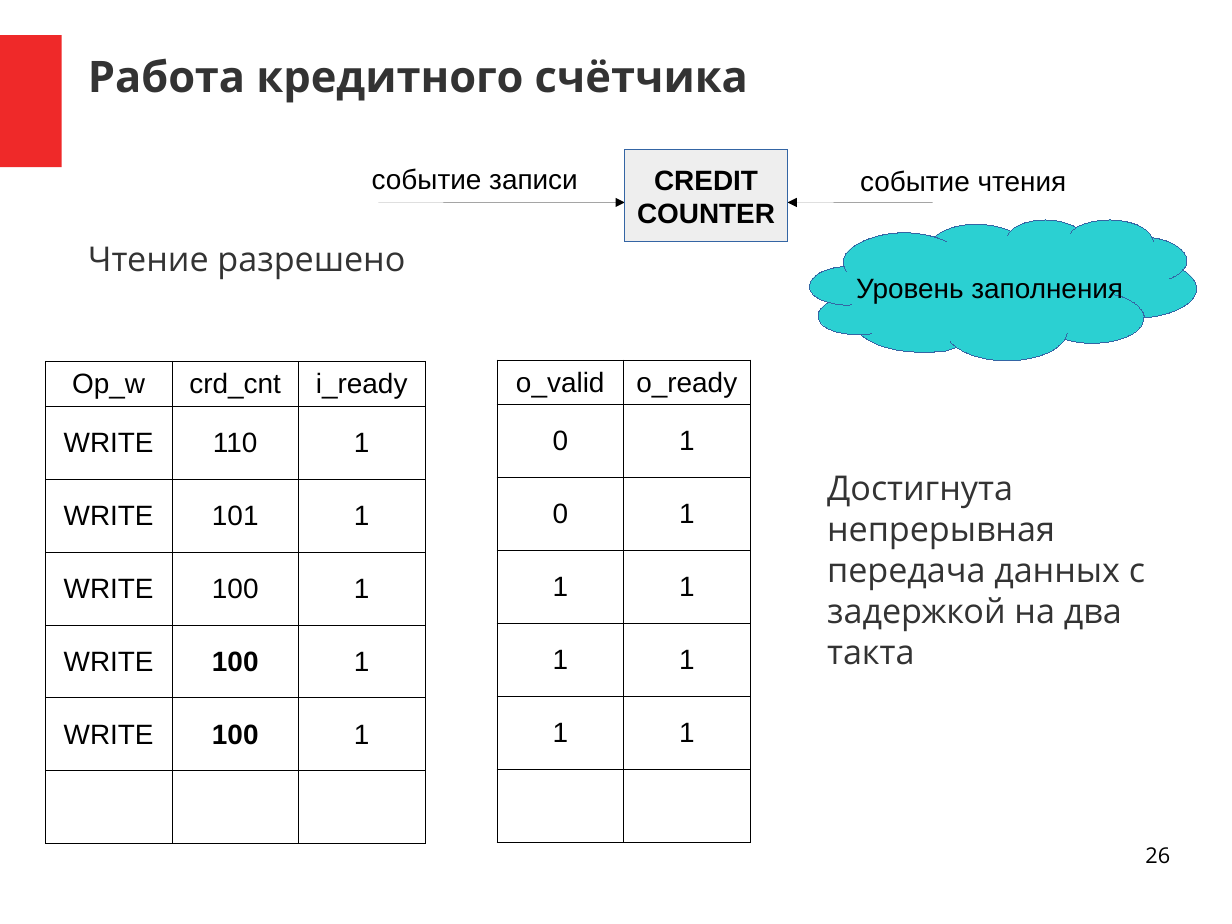
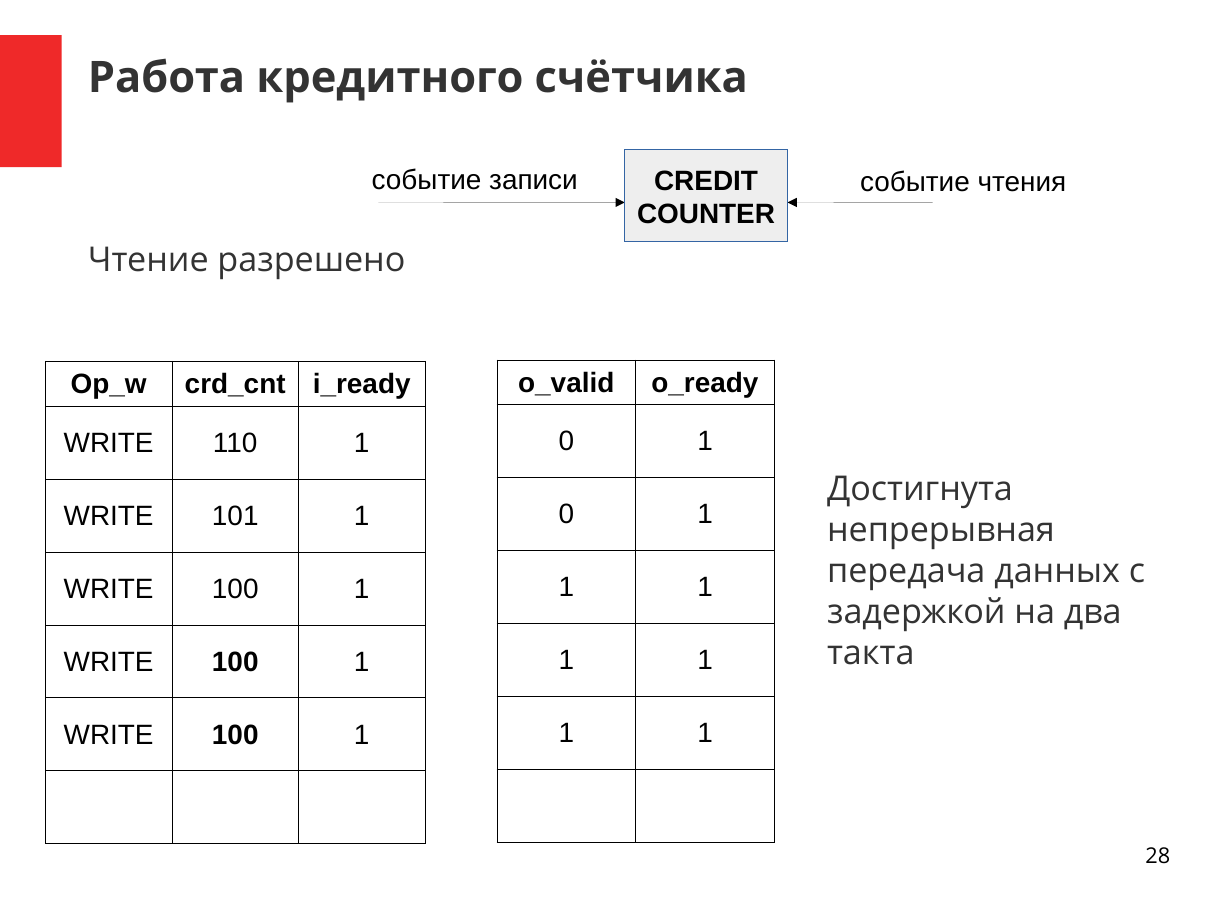
Before and after one commit to DigitalDesignSchool/2021dev, a slide deck: slide 28 of examples/presentation/pr_1.odp (slide 26 before the commit). Drawn at 1232x924 pixels with LibreOffice and Linux fonts; fonts in the diff are those of the drawing. Boxes give left, top, right and bottom in pixels: in the first picture for what was removed or moved away, otherwise in the second. Text is boxed around its words. In the diff, an @@ line names an element or a change of style, - is before the commit and + after.

Commit message:
Работа над презентацией

```diff
--- a/examples/presentation/pr_1.odp
+++ b/examples/presentation/pr_1.odp
@@ freeform shape removed at box(809, 220, 1196, 361) @@
-Уровень заполнения
@@ table at box(46, 361, 425, 842) @@
@@ bold on in "Op_w", "crd_cnt", "i_ready" @@
@@ table at box(497, 360, 775, 841) @@
@@ bold on in "o_valid", "o_ready" @@
@@ table: place and size @@
-table at box(497, 360, 750, 841)
+table at box(497, 360, 775, 841)
@@ page number at box(1145, 847, 1170, 864): text changed @@
-26
+28
```
Also in this commit, not shown: 23 other slides changed, 5 slides added, 2 slides removed, 1 other file.
